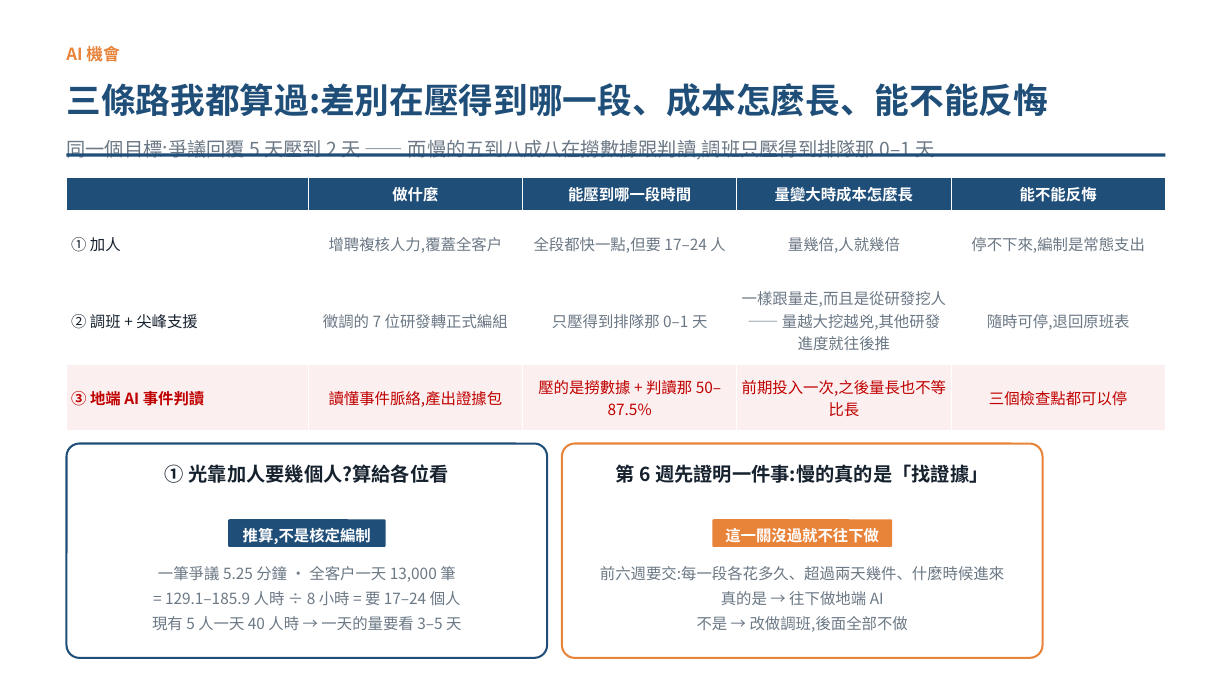
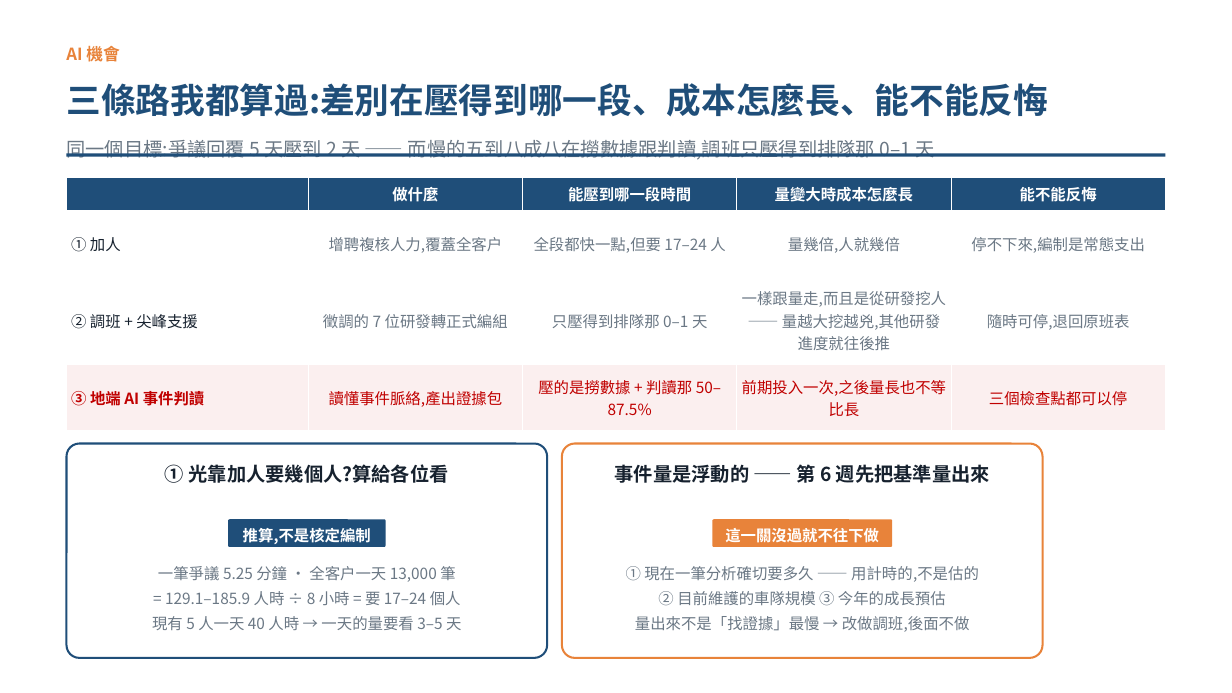
Before and after one commit to pokai-huang0828/UTS_workspace, a slide deck: slide 6 of Artificial Intelligence for Enterprises/Assessment3/Huang_26254793_421104_Assessment 3.pptx. Drawn at 1232x693 pixels with LibreOffice and Linux fonts; fonts in the diff are those of the drawing. Boxes give left, top, right and bottom in pixels: in the first picture for what was removed or moved away, otherwise in the second. Text is boxed around its words. In the diff, an @@ line names an element or a change of style, - is before the commit and + after.

```diff
--- a/Artificial Intelligence for Enterprises/Assessment3/Huang_26254793_421104_Assessment 3.pptx
+++ b/Artificial Intelligence for Enterprises/Assessment3/Huang_26254793_421104_Assessment 3.pptx
@@ text at (615, 464, 990, 483): text changed @@
-第 6 週先證明一件事:慢的真的是「找證據」
+事件量是浮動的 —— 第 6 週先把基準量出來
@@ text at (626, 566, 979, 632): text changed @@
-前六週要交:每一段各花多久、超過兩天幾件、什麼時候進來
-真的是 → 往下做地端 AI
-不是 → 改做調班,後面全部不做
+① 現在一筆分析確切要多久 —— 用計時的,不是估的
+② 目前維護的車隊規模 ③ 今年的成長預估
+量出來不是「找證據」最慢 → 改做調班,後面不做
```
Also in this commit, not shown: 4 other files.
